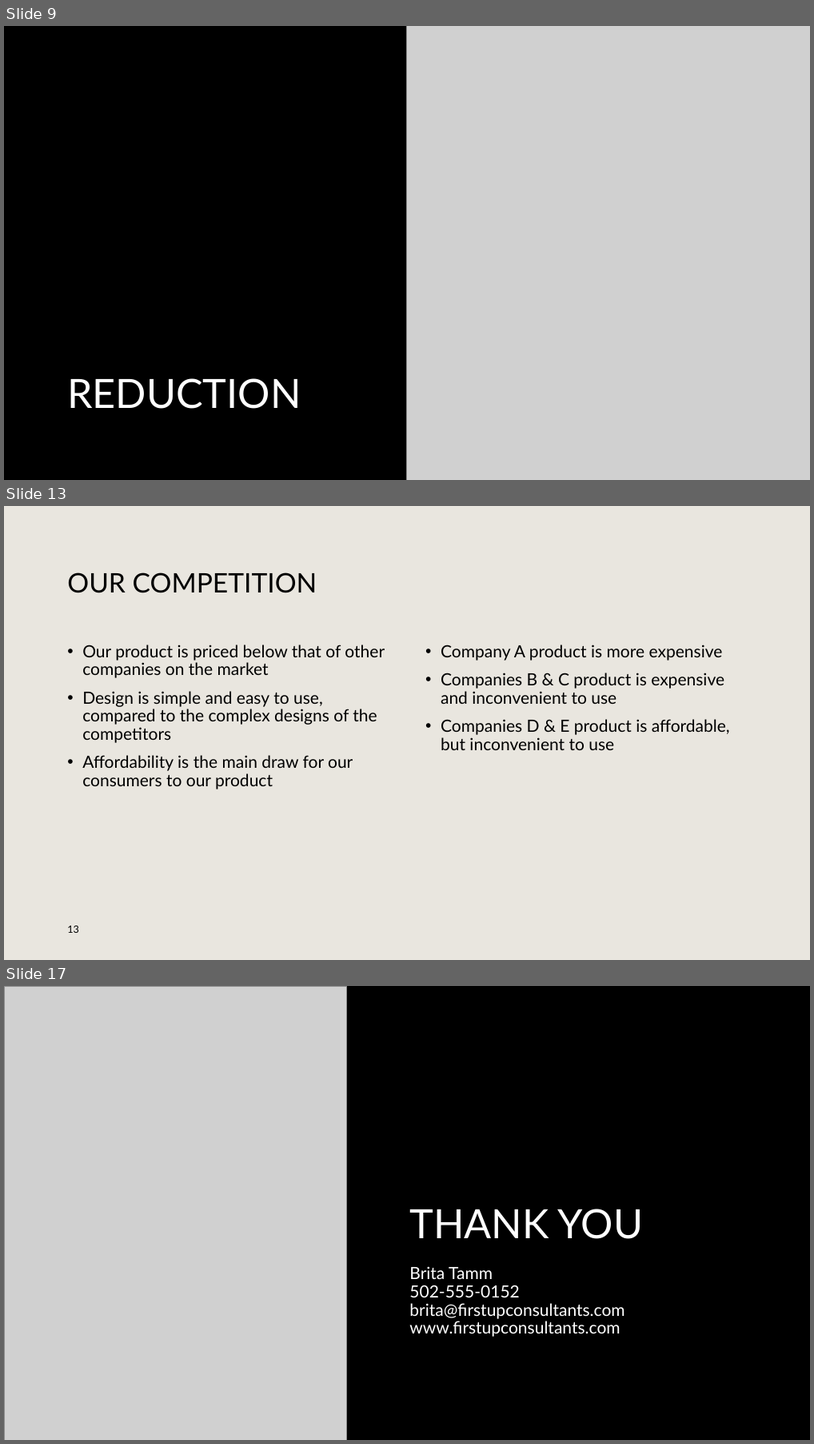
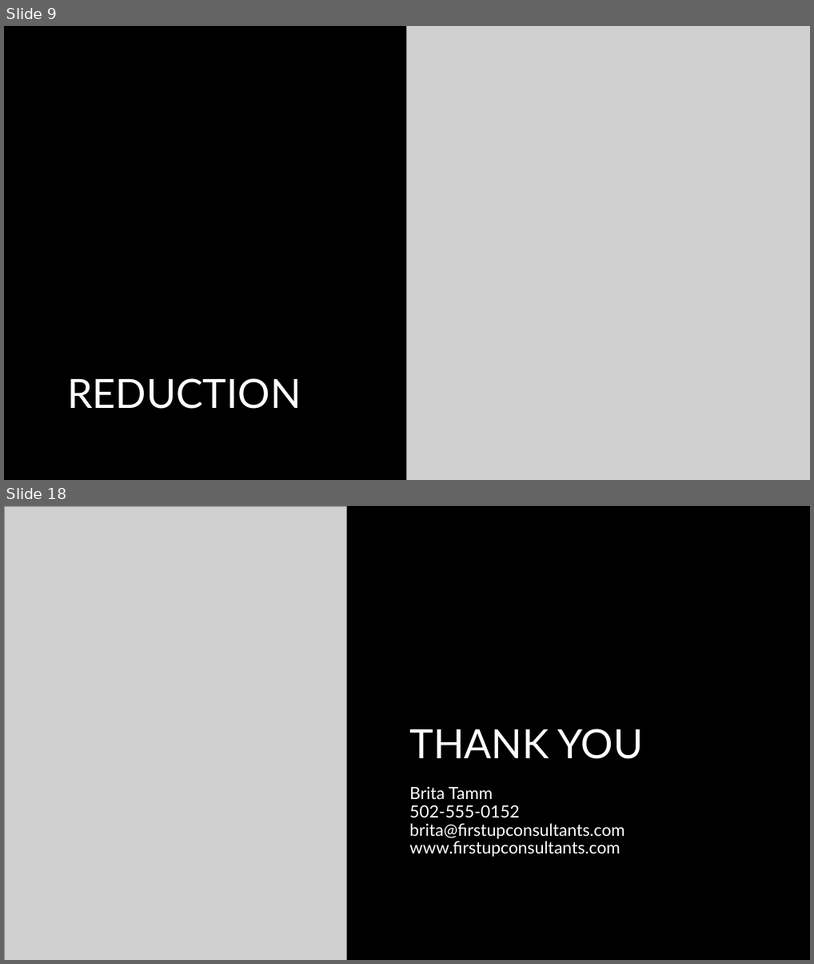
Before and after one commit to PictureOfGray/CS412-Team-NAME, a slide deck: presentations/TeamNAMETSP.pptx. Shown one above the other, each under a label of ours: slides 9, 13 and 17 before the commit, slides 9 and 18 after it; the slides between them are not shown. The pictures are 814x1444 and 814x964 pixels, drawn with LibreOffice and Linux fonts; fonts in the diff are those of the drawing; grey boxes stand for pictures; background and template pictures are left out. Boxes give left, top, right and bottom in pixels: in the first picture for what was removed or moved away, otherwise in the second. Text is boxed around its words. In the diff, an @@ line names an element or a change of style, - is before the commit and + after.

```diff
--- a/presentations/TeamNAMETSP.pptx
+++ b/presentations/TeamNAMETSP.pptx
@@ slide 13 removed at [4, 506, 810, 960], background #E9E6DF @@
@@ title removed at [67, 572, 318, 593] @@
-OUR COMPETITION
@@ text removed at [82, 644, 385, 789] @@
-• Our product is priced below that of other companies on the market
-• Design is simple and easy to use, compared to the complex designs of the competitors
-• Affordability is the main draw for our consumers to our product
@@ text removed at [441, 644, 730, 750] @@
-• Company A product is more expensive
-• Companies B & C product is expensive and inconvenient to use
-• Companies D & E product is affordable, but inconvenient to use
@@ page number removed at [67, 925, 79, 932] @@
-13
@@ what was slide 17 is now slide 18 @@
```
Also in this commit, not shown: 3 slides changed, 8 slides added, 6 other slides removed, 2 other files.
